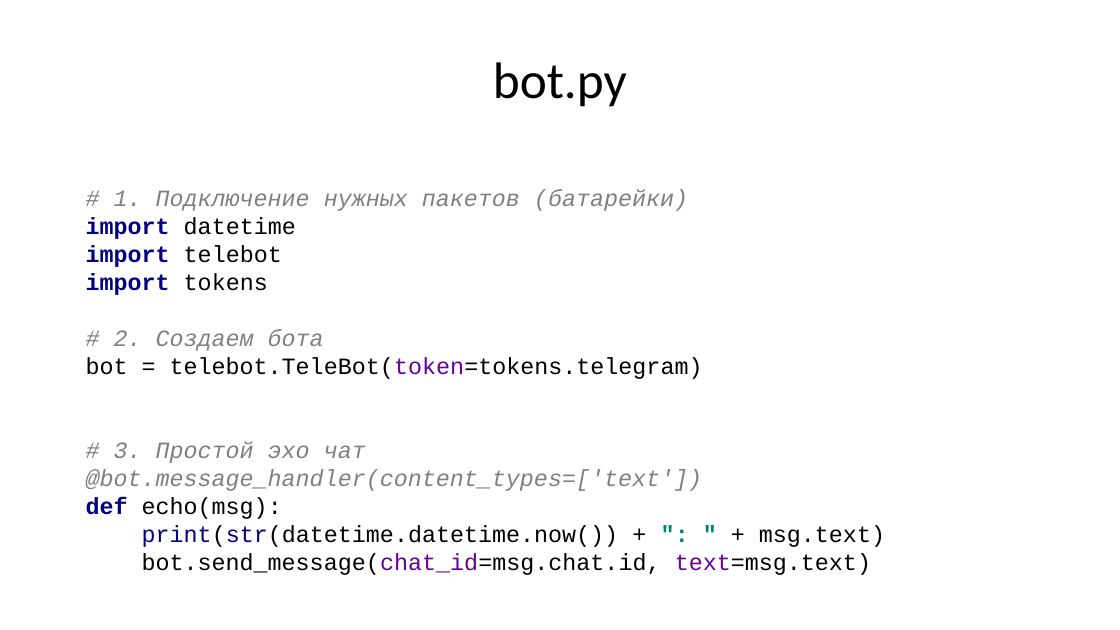
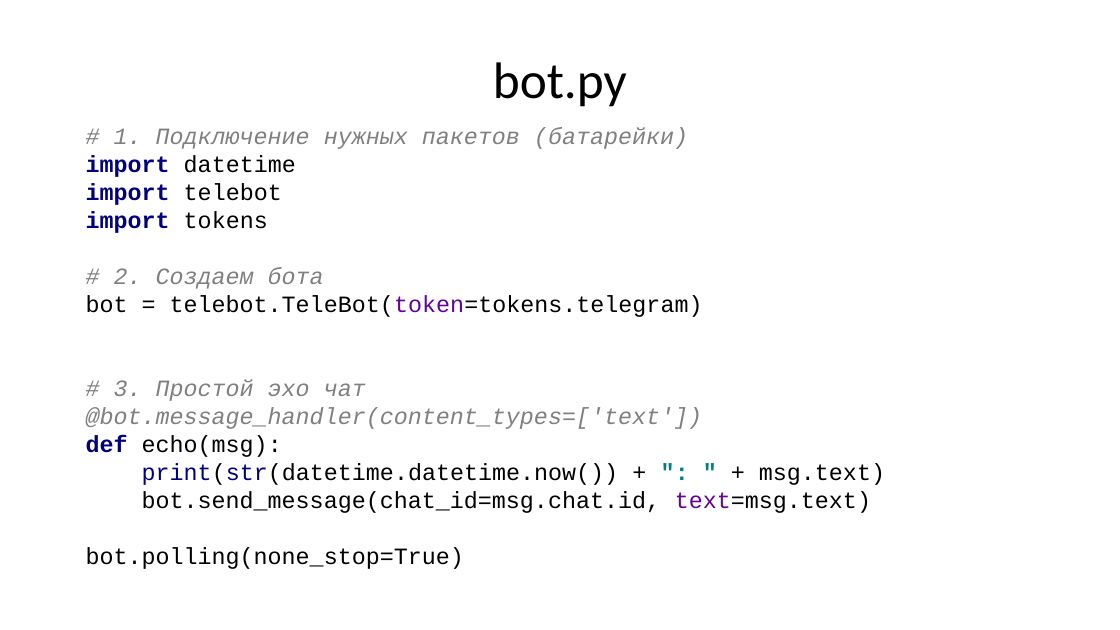
Before and after one commit to maxchv/telegram-bot, a slide deck: slide 20 of docs/lesson_telegram_bot.pptx (slide 24 before the commit). Drawn at 1120x630 pixels with LibreOffice and Linux fonts; fonts in the diff are those of the drawing. Boxes give left, top, right and bottom in pixels: in the first picture for what was removed or moved away, otherwise in the second. Text is boxed around its words. In the diff, an @@ line names an element or a change of style, - is before the commit and + after.

```diff
--- a/docs/lesson_telegram_bot.pptx
+++ b/docs/lesson_telegram_bot.pptx
@@ text "# 1. Подключение нужных пакетов ...": place and size @@
-text "# 1. Подключение нужных пакетов ..." at bbox=[86, 189, 885, 575]
+text "# 1. Подключение нужных пакетов ..." at bbox=[86, 127, 885, 569]
@@ text at bbox=[86, 127, 885, 513]: text colour #660099 to #000000 in "bot.send_message(chat_id=msg.chat.id," @@
@@ text at bbox=[86, 547, 464, 569]: paragraph added @@
+bot.polling(none_stop=True)
```
Also in this commit, not shown: 2 other slides changed, 5 slides added, 9 slides removed, 7 other files.
